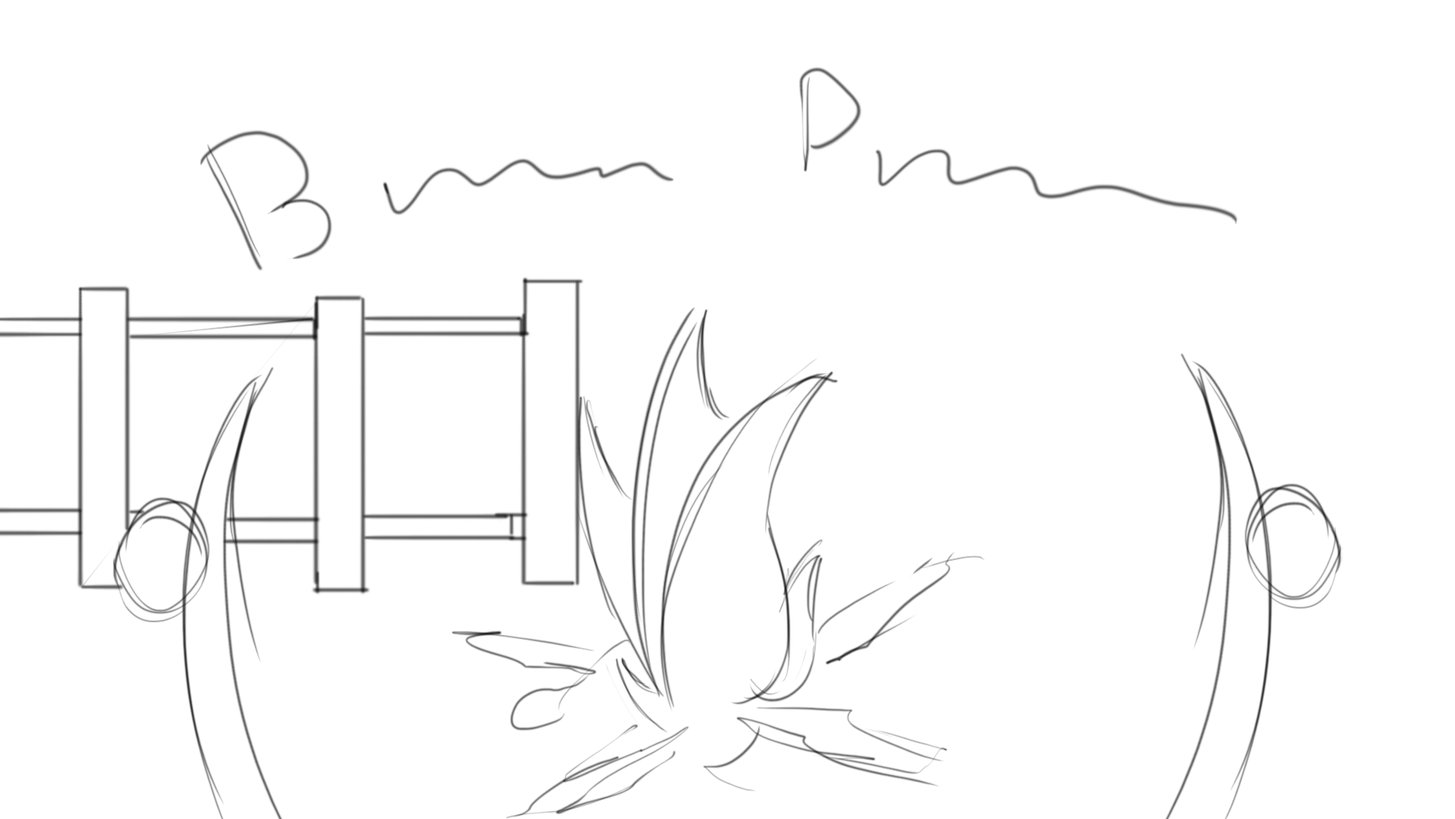
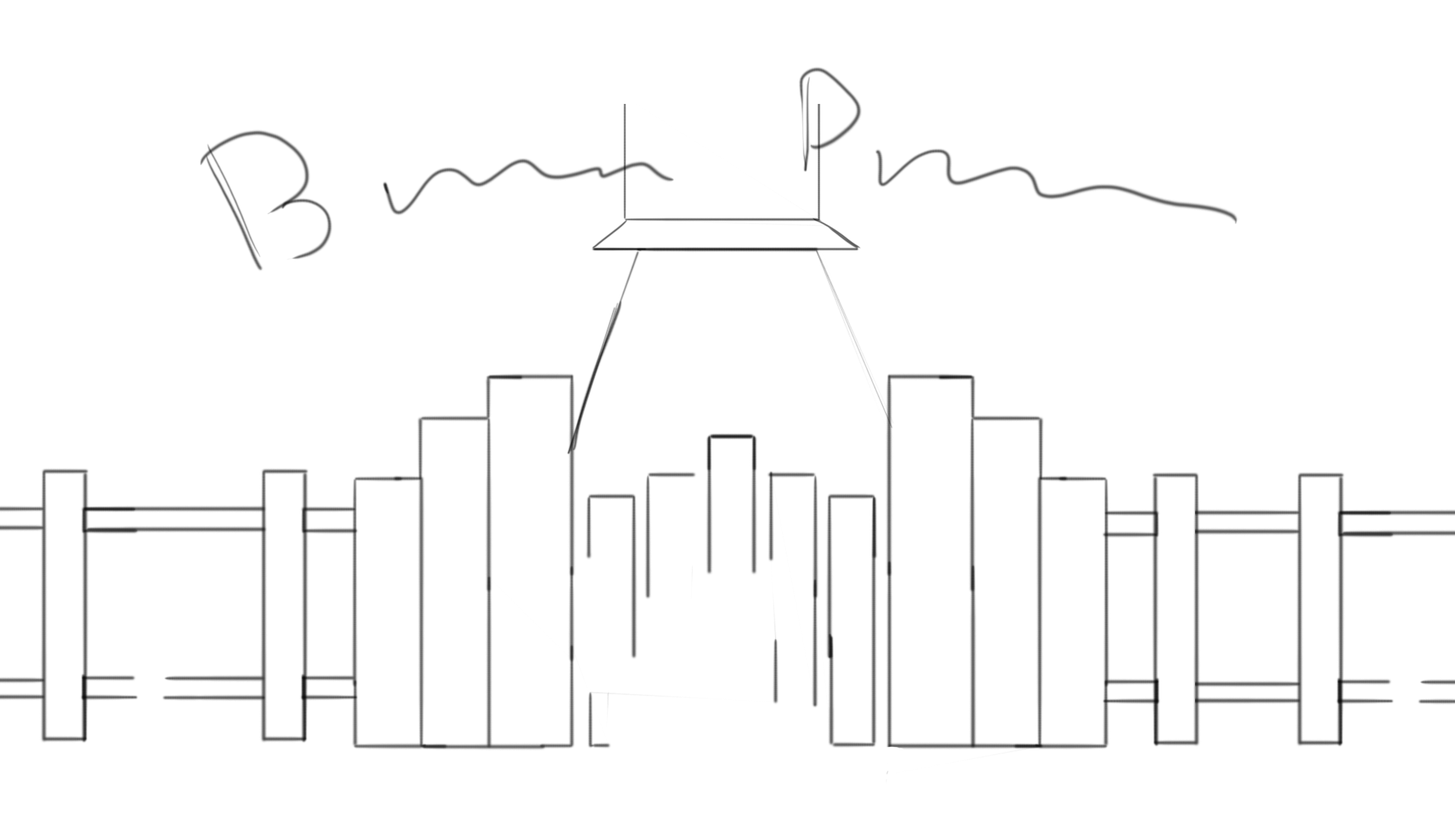
Layered file, before and after one edit (1455 x 819). Changes by layer:
removed layer "Layer 7" over [0, 275, 585, 596]
added layer "Layer 17" above "Layer 11" over [585, 432, 879, 749]
added layer "Layer 11" above "Layer 14" over [606, 372, 1111, 784]
added layer "Layer 14" above "Layer 15" over [1195, 470, 1455, 748]
added layer "Layer 15" above "Layer 10" over [1101, 471, 1202, 749]
added layer "Layer 10" (95%) above "Layer 21" over [350, 372, 609, 751]
added layer "Layer 20" above "Layer 19" over [623, 103, 821, 222]
added layer "Layer 19" above "Layer 18" over [591, 216, 862, 251]
added layer "Layer 18" above "Layer 13" over [566, 245, 895, 455]
added layer "Layer 13" above "Layer 12" over [0, 466, 269, 744]
added layer "Layer 12" above "Layer 9" over [259, 466, 360, 744]
hid "Layer 4" over [1165, 352, 1344, 819]
hid "Layer 3" over [112, 366, 284, 819]
hid "Layer 2" over [451, 551, 987, 819]
hid "Layer 1" over [510, 306, 840, 793]
